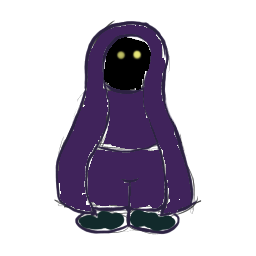
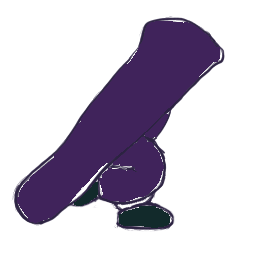
Layers edited between the first and the second 256px x 256px image:
pixels changed over [11, 16, 225, 235] (layer not identified)
